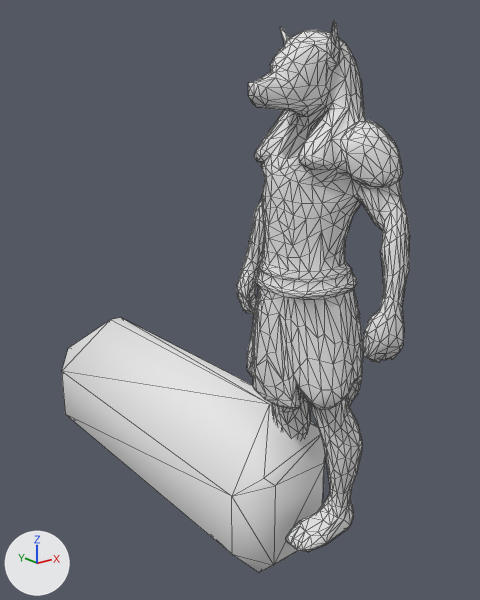
What one commit did to the FBX model Assets/Stylized_Egypt/Meshes/props/SM_egyptian_statue_01.fbx.
Both versions are drawn from a camera (50 mm lens) standing at (-8.81, -8.94, 8.73) and looking at (0.8, 3.07, 3.93). The axes (+X, +Y, +Z) are drawn at lower left. The lights are the same throughout. Mesh edges are drawn as thin lines. Where no turn or scale is listed for an object, it has been applied to the vertices.

The first picture shows 'SM_egyptian_statue_01', 'SM_egyptian_statue_01_ConvexHulls'.
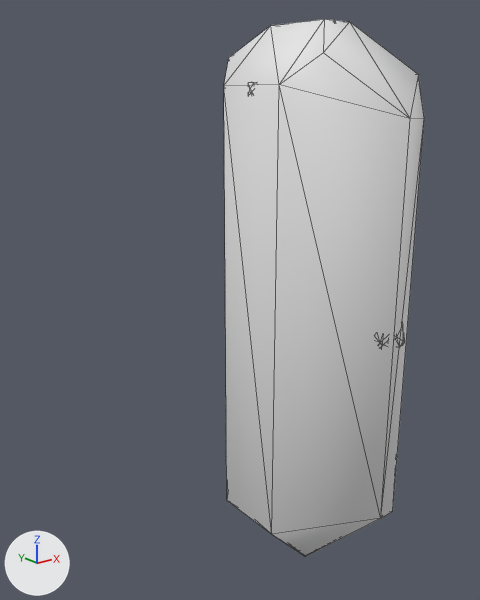
Where the change shows, as pixel boxes [x1, y1, x2, y2] in the pictures (480 x 600 px):
'SM_egyptian_statue_01_ConvexHulls', moved, rescaled (24% narrower, 111% taller): before [62, 317, 325, 572]; after [224, 19, 424, 557]
'SM_egyptian_statue_01_LOD1', added: after [250, 20, 405, 344]
'SM_egyptian_statue_01', unchanged, covered by the edit: before [237, 21, 410, 552]

The edits, one by one:
Mesh me_sm_egyptian_statue_01_001 is new.
It has 940 vertices, 1876 faces and spans x -1.46..1.07, y -2.2..2.17, z -0.1..9.86.
It uses material mat_mi_egyptian_statue_01_inst (its picture is missing).
In object 'SM_egyptian_statue_01_ConvexHulls' (ob_sm_egyptian_statue_01_convexhulls), parent is now set to ob_sm_egyptian_statue_2.
Object 'SM_egyptian_statue_01_ConvexHulls' (ob_sm_egyptian_statue_01_convexhulls) is rescaled from (0.01, 0.01, 0.01) to (1.0, 1.0, 1.0).
Object 'SM_egyptian_statue_2' (ob_sm_egyptian_statue_2) is new.
Its location is (0.0, 0.0, 0.0).
Its rotation in degrees is (90, 0, 0).
Its scale is (0.01, 0.01, 0.01).
Object 'SM_egyptian_statue_01_LOD1' (ob_sm_egyptian_statue_01_lod1) is new; it shows me_sm_egyptian_statue_01_001.
Its location is (0.0, 0.0, 0.0).
